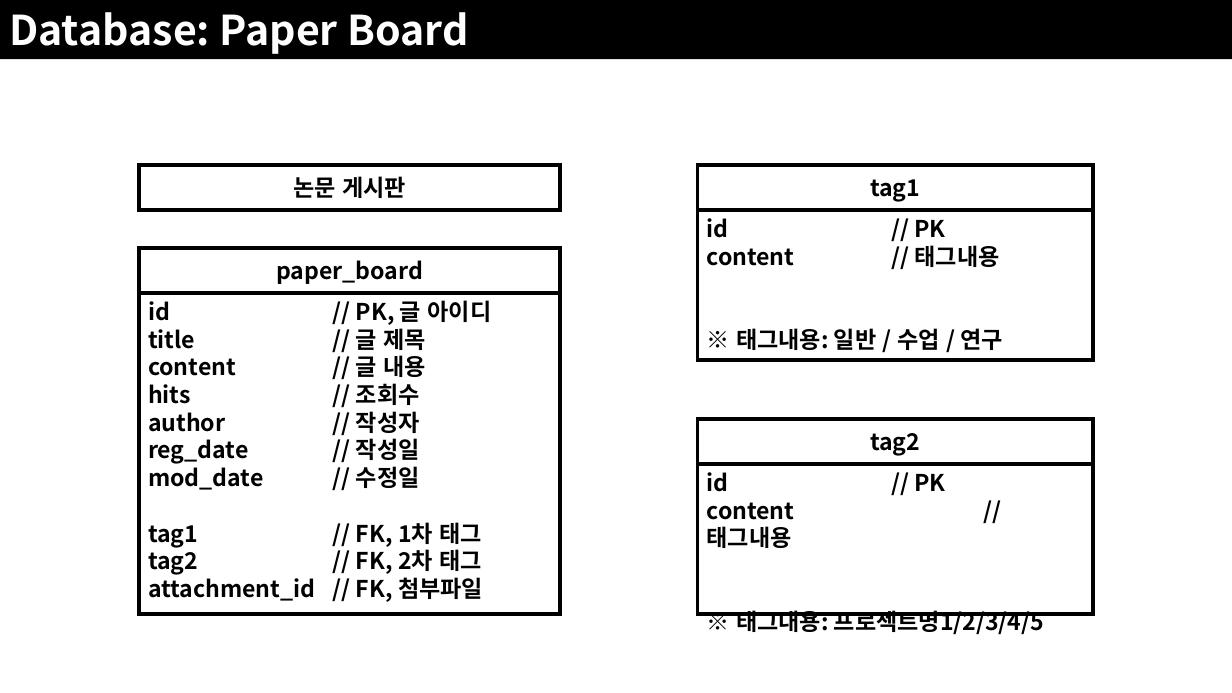
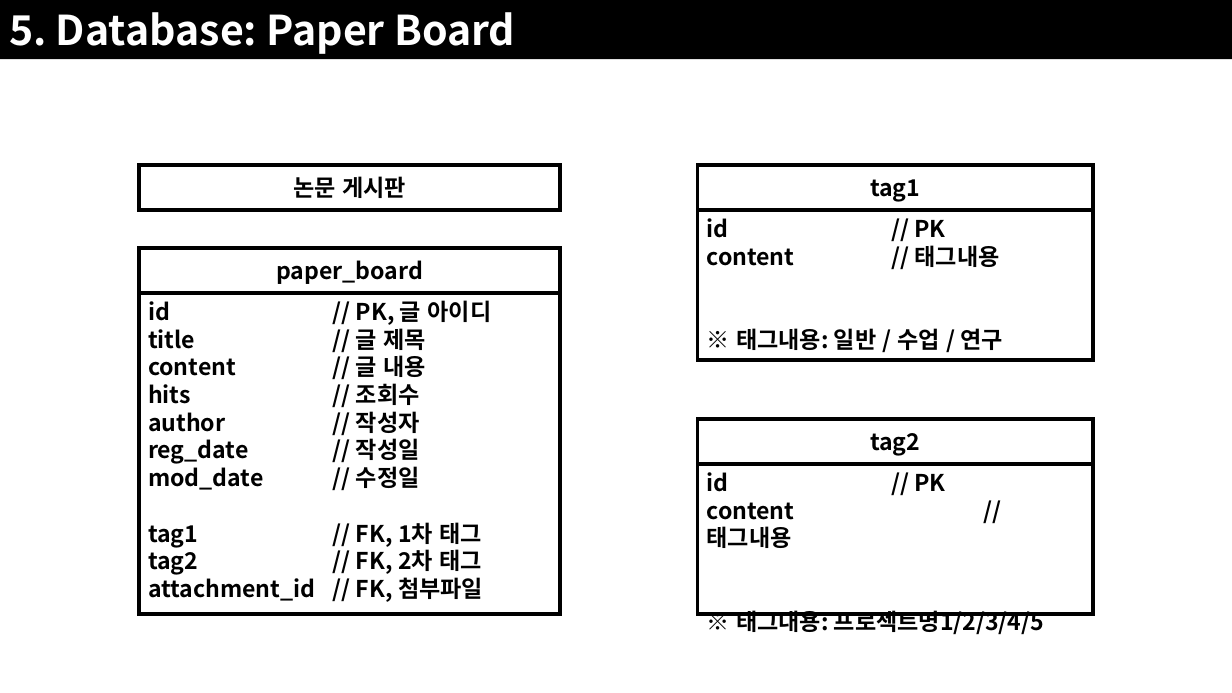
Before and after one commit to JoSihun/CGVR_Lab, a slide deck: slide 27 of documents/01_프로젝트_개발계획.pptx (slide 28 before the commit). Drawn at 1232x693 pixels with LibreOffice and Linux fonts; fonts in the diff are those of the drawing. Boxes give left, top, right and bottom in pixels: in the first picture for what was removed or moved away, otherwise in the second. Text is boxed around its words. In the diff, an @@ line names an element or a change of style, - is before the commit and + after.

```diff
--- a/documents/01_프로젝트_개발계획.pptx
+++ b/documents/01_프로젝트_개발계획.pptx
@@ text in rectangle at <box>9,12,515,54</box>: text changed @@
-Database: Paper Board
+5. Database: Paper Board
```
Also in this commit, not shown: 23 other slides changed, 7 slides added, 4 slides removed.
